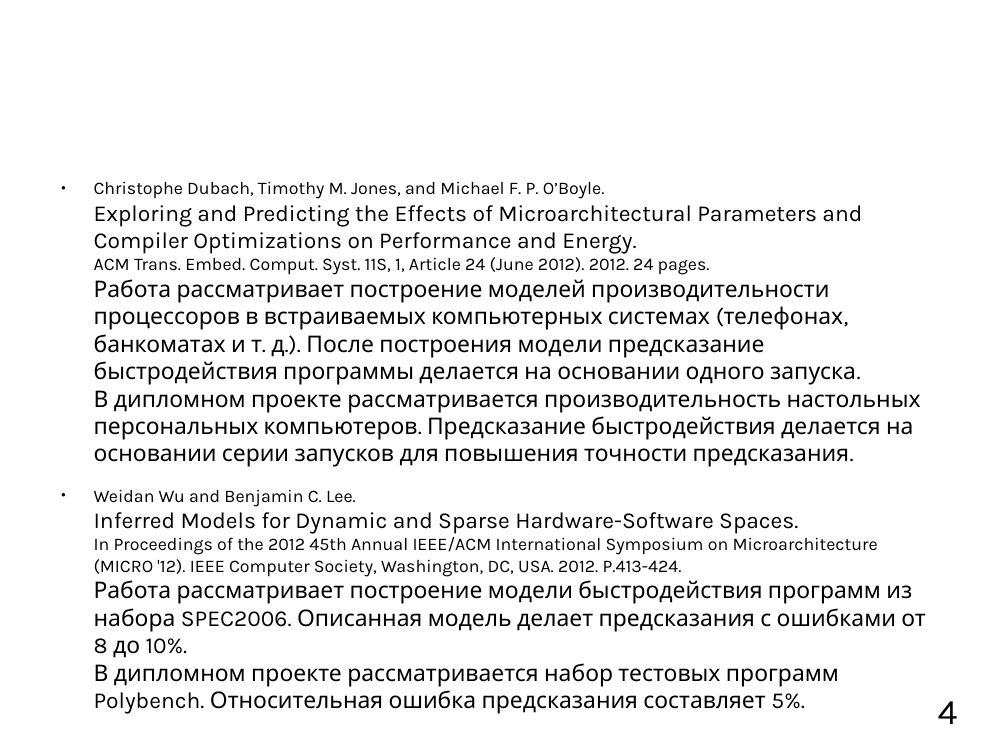
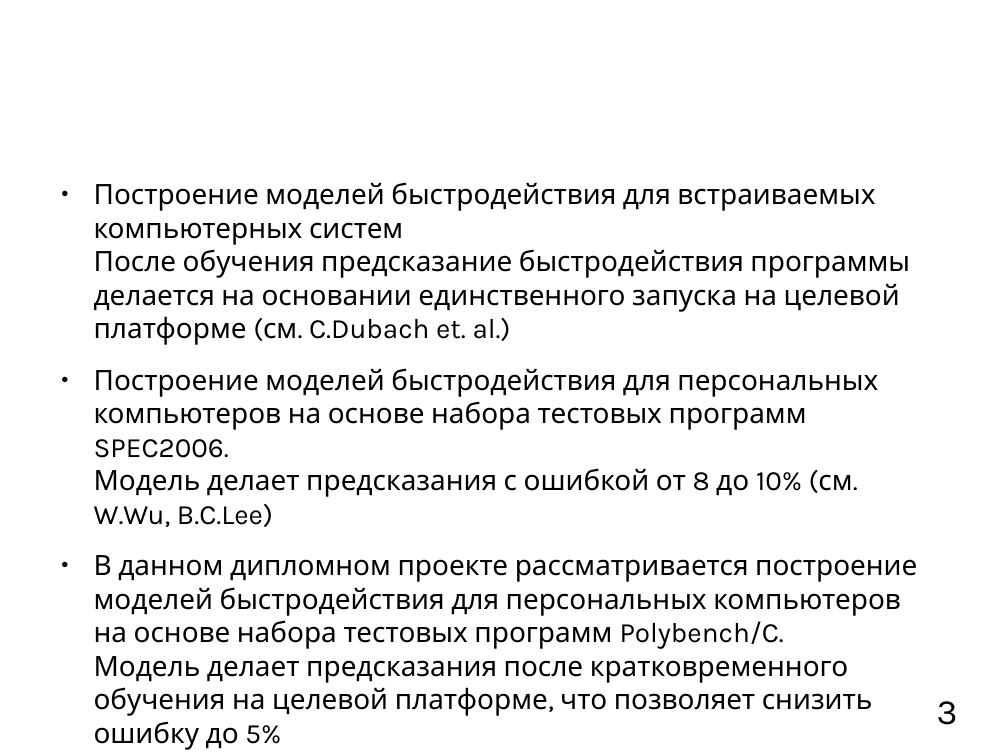
Before and after one commit to mkpankov/adaptor, a slide deck: slide 3 of diploma/defense/brochure.odp (slide 4 before the commit). Drawn at 1008x756 pixels with LibreOffice and Linux fonts; fonts in the diff are those of the drawing; background and template pictures are left out. Boxes give left, top, right and bottom in pixels: in the first picture for what was removed or moved away, otherwise in the second. Text is boxed around its words. In the diff, an @@ line names an element or a change of style, - is before the commit and + after.

Commit message:
Added model description

```diff
--- a/diploma/defense/brochure.odp
+++ b/diploma/defense/brochure.odp
@@ text at bbox=[94, 182, 917, 716]: text changed; size 18 to 22 pt @@
-● Christophe Dubach, Timothy M. Jones, and Michael F. P. O’Boyle.
-  Exploring and Predicting the Effects of Microarchitectural Parameters and Compiler Optimizations on Performance and Energy.
-  ACM Trans. Embed. Comput. Syst. 11S, 1, Article 24 (June 2012). 2012. 24 pages.
-  Работа рассматривает построение моделей производительности процессоров в встраиваемых компьютерных системах (телефонах, банкоматах и т. д.). После построения модели предсказание быстродействия программы делается на основании одного запуска.
-  В дипломном проекте рассматривается производительность настольных персональных компьютеров. Предсказание быстродействия делается на основании серии запусков для повышения точности предсказания.
-● Weidan Wu and Benjamin C. Lee.
-  Inferred Models for Dynamic and Sparse Hardware-Software Spaces.
-  In Proceedings of the 2012 45th Annual IEEE/ACM International Symposium on Microarchitecture (MICRO '12). IEEE Computer Society, Washington, DC, USA. 2012. P.413-424.
-  Работа рассматривает построение модели быстродействия программ из набора SPEC2006. Описанная модель делает предсказания с ошибками от 8 до 10%.
-  В дипломном проекте рассматривается набор тестовых программ Polybench. Относительная ошибка предсказания составляет 5%.
+● Построение моделей быстродействия для встраиваемых компьютерных систем
+  После обучения предсказание быстродействия программы делается на основании единственного запуска на целевой платформе (см. C.Dubach et. al.)
+● Построение моделей быстродействия для персональных компьютеров на основе набора тестовых программ SPEC2006.
+  Модель делает предсказания с ошибкой от 8 до 10% (см. W.Wu, B.C.Lee)
+● В данном дипломном проекте рассматривается построение моделей быстродействия для персональных компьютеров на основе набора тестовых программ Polybench/C.
+  Модель делает предсказания после кратковременного обучения на целевой платформе, что позволяет снизить ошибку до 5%
@@ page number at bbox=[937, 701, 958, 725]: text changed @@
-4
+3
```
Also in this commit, not shown: 2 other slides changed, 2 slides added, 3 slides removed.
